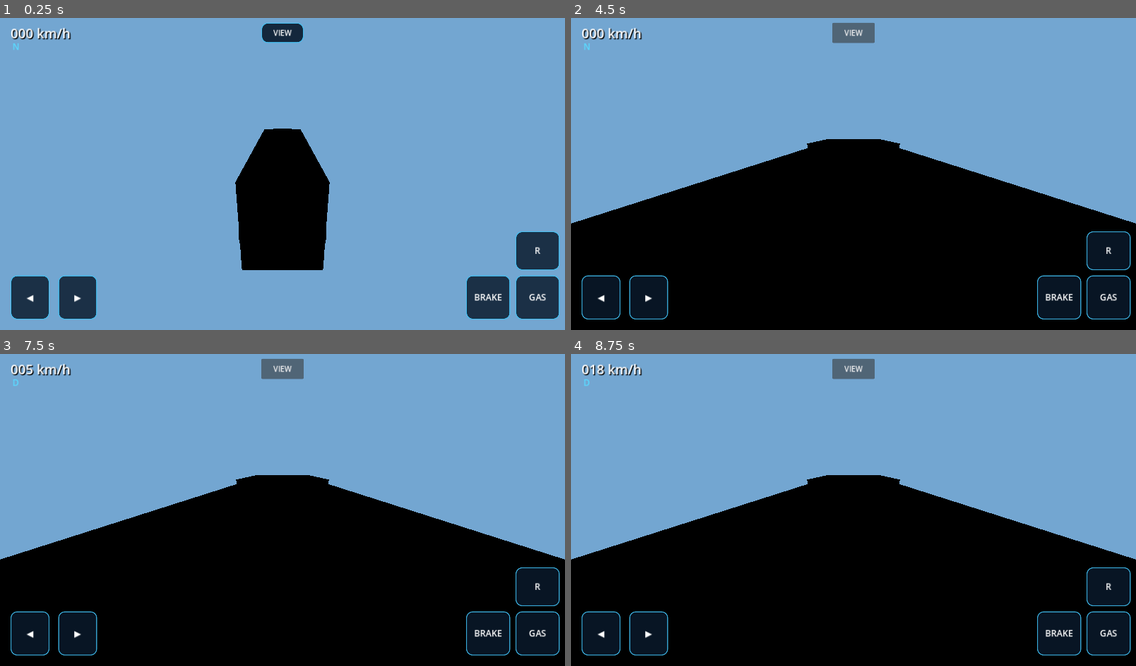
Above: before the commit, frames 1-4 (two rows, left to right).
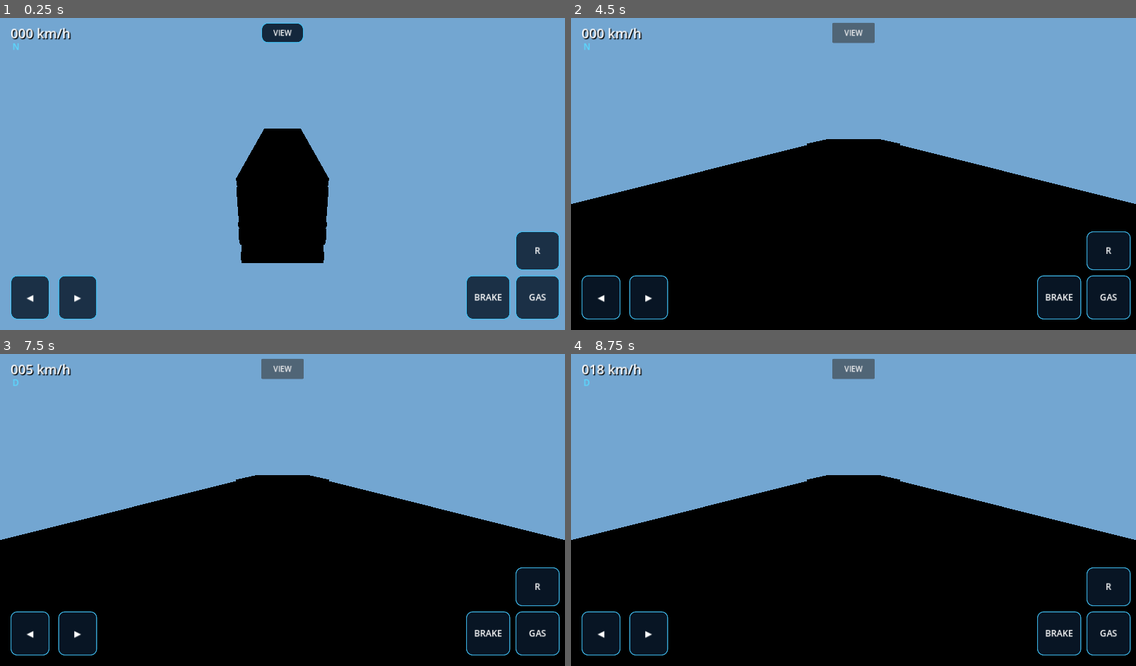
Above: after the commit, the same moments.

Repository: czz495m8zv-code/zayron-simulator
Game: Godot game, scene res://scenes/vehicles/luxury_coach.tscn
Two runs of this game, one before a commit and one after it. Both use one fixed random seed, a clock stepped at 60 frames per second and the inputs below. This scene is started directly instead of the project's main scene.
Inputs:
- Up to frame 1 (0.25 s): no input
- Up to frame 2 (4.5 s): click "◀" at 0.5 s; click "▶" at 1.25 s; click "BRAKE" at 2 s; click "GAS" at 2.75 s; click "R" at 3.5 s; click "VIEW" at 4.25 s
- Up to frame 3 (7.5 s): tap Enter at 5, 6.5 s; hold Right (ui_right) 5.03-5.78 s; tap Space at 5.75, 7.25 s; hold Down (ui_down) 5.78-6.53 s; hold Right (ui_right) 6.53-7.28 s; hold Up (ui_up) from 7.28 s (still down)
- Up to frame 4 (8.75 s): tap Enter at 8 s; release Up (ui_up) at 8.03 s; hold Left (ui_left) from 8.03 s (still down)

The runs differ from the first frame. In frame 1, 0.4% of the frame differs, in the area x 41-59%, y 35-81%; in frame 2, 3.0%, in the area x 0-100%, y 40-66%; in frame 3, 3.0%; in frame 4, 3.0%.

Commit message:
Refine luxury coach body and add passenger cabin details

Diff:
--- a/scripts/vehicles/luxury_coach.gd
+++ b/scripts/vehicles/luxury_coach.gd
@@ -10,20 +10,34 @@
 	collision.shape = shell
 	collision.position.y = 1.5
 	add_child(collision)
-	_add_box("CoachBody", Vector3(2.55, 3.0, 10.0), Vector3(0.0, 1.5, 0.0), primary_paint)
+	_add_box("LowerCoachBody", Vector3(2.5, 1.15, 9.9), Vector3(0.0, 0.82, 0.0), primary_paint)
+	_add_box("CoachRoof", Vector3(2.52, 0.22, 9.9), Vector3(0.0, 2.98, 0.0), primary_paint)
+	_add_box("FrontCoachPanel", Vector3(2.5, 1.0, 0.18), Vector3(0.0, 2.45, -4.92), primary_paint)
+	_add_box("RearCoachPanel", Vector3(2.5, 1.0, 0.18), Vector3(0.0, 2.35, 4.92), primary_paint)
 	_add_box("LowerLuxurySkirt", Vector3(2.58, 0.38, 9.9), Vector3(0.0, 0.42, 0.0), accent_paint)
 	_add_box("FrontWindscreen", Vector3(2.18, 1.12, 0.06), Vector3(0.0, 2.45, -5.03), Color(0.06, 0.17, 0.24))
 	_add_box("RearWindow", Vector3(2.0, 0.9, 0.06), Vector3(0.0, 2.35, 5.03), Color(0.06, 0.17, 0.24))
 	for side in [-1.0, 1.0]:
 		_add_box("GoldCoachBelt_%s" % side, Vector3(0.035, 0.12, 9.7), Vector3(side * 1.29, 1.0, 0.0), accent_paint)
+		_add_box("WindowSill_%s" % side, Vector3(0.06, 0.18, 9.7), Vector3(side * 1.29, 1.55, 0.0), primary_paint)
+		for i in range(8):
+			_add_box("WindowPillar_%s_%02d" % [side, i], Vector3(0.07, 1.2, 0.09), Vector3(side * 1.29, 2.12, -4.1 + float(i) * 1.17), accent_paint)
 		for i in range(7):
-			_add_box("PanoramicWindow_%s_%02d" % [side, i], Vector3(0.045, 1.05, 1.05), Vector3(side * 1.29, 2.12, -3.9 + float(i) * 1.3), Color(0.07, 0.20, 0.29))
+			_add_box("PanoramicWindow_%s_%02d" % [side, i], Vector3(0.035, 1.05, 1.05), Vector3(side * 1.29, 2.12, -3.52 + float(i) * 1.3), Color(0.07, 0.20, 0.29))
 		for z in [-3.65, 0.0, 3.65]:
 			_add_wheel(Vector3(side * 1.34, 0.55, z), 0.48)
 	for side in [-1.0, 1.0]:
 		_add_box("Headlamp_%s" % side, Vector3(0.34, 0.2, 0.08), Vector3(side * 0.82, 1.18, -5.06), Color(0.9, 0.94, 1.0))
 	_add_box("RoofAC", Vector3(1.45, 0.25, 2.2), Vector3(0.0, 3.12, 1.0), Color(0.72, 0.76, 0.8))
 	_add_box("LuxuryDestinationPanel", Vector3(1.3, 0.22, 0.04), Vector3(0.0, 2.92, -5.05), Color(0.02, 0.04, 0.07))
+	_add_box("DriverDashboard", Vector3(2.0, 0.32, 0.72), Vector3(0.0, 1.85, -4.05), Color(0.035, 0.045, 0.06))
+	_add_box("DashboardDisplay", Vector3(0.55, 0.22, 0.035), Vector3(0.0, 2.08, -4.18), Color(0.08, 0.62, 0.78))
+	_add_box("SteeringColumn", Vector3(0.12, 0.48, 0.12), Vector3(-0.62, 2.0, -3.85), Color(0.12, 0.13, 0.14))
+	for row in range(5):
+		for seat_side in [-0.58, 0.58]:
+			var seat_z := -2.6 + float(row) * 1.35
+			_add_box("PassengerSeatBase_%d_%s" % [row, seat_side], Vector3(0.48, 0.18, 0.5), Vector3(seat_side, 1.25, seat_z), Color(0.12, 0.16, 0.2))
+			_add_box("PassengerSeatBack_%d_%s" % [row, seat_side], Vector3(0.48, 0.72, 0.16), Vector3(seat_side, 1.68, seat_z + 0.16), Color(0.16, 0.21, 0.26))
 
 func _add_box(label: String, dimensions: Vector3, location: Vector3, tint: Color) -> void:
 	var part := MeshInstance3D.new()
